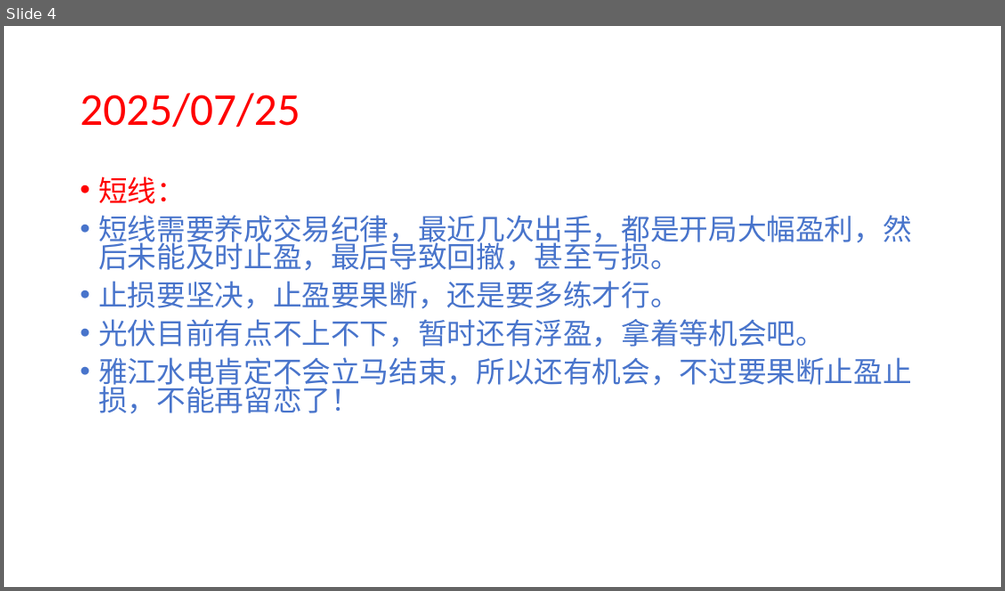
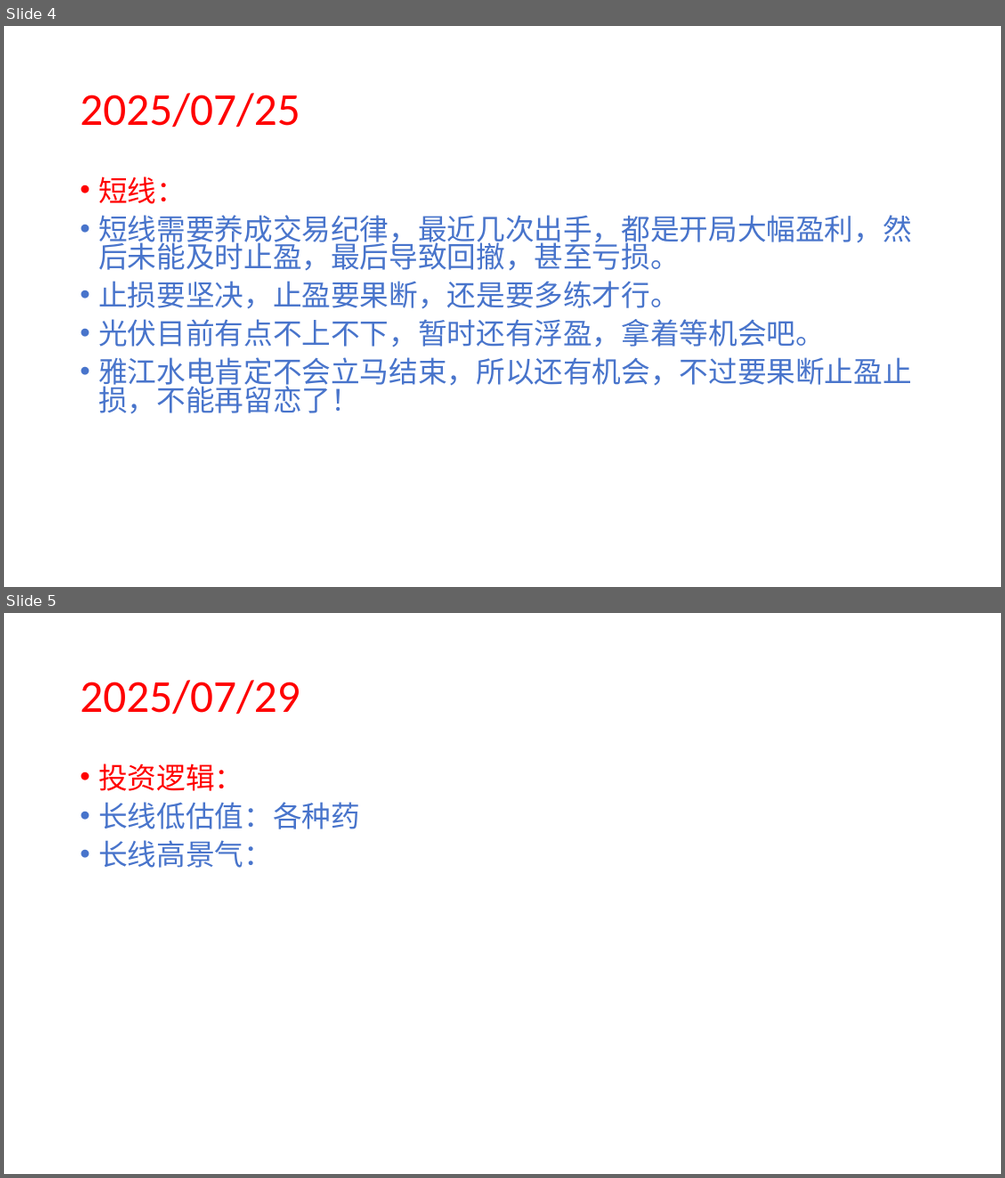
Before and after one commit to 873459621/FFMPEG, a slide deck: 复盘.pptx. Shown one above the other, each under a label of ours: slide 4 before the commit, slides 4 and 5 after it. The pictures are 1005x591 and 1005x1178 pixels, drawn with LibreOffice and Linux fonts; fonts in the diff are those of the drawing. Boxes give left, top, right and bottom in pixels: in the first picture for what was removed or moved away, otherwise in the second. Text is boxed around its words. In the diff, an @@ line names an element or a change of style, - is before the commit and + after.

```diff
--- a/复盘.pptx
+++ b/复盘.pptx
@@ slide 5 added at [4, 613, 1001, 1174], background #FFFFFF @@
@@ title added at [80, 680, 300, 714], 44 pt, text #FF0000 @@
+2025/07/29
@@ text added at [98, 763, 360, 868], 28 pt, text #4874CB @@
+• 投资逻辑：
+• 长线低估值：各种药
+• 长线高景气：
```
Also in this commit, not shown: 3 other files.
